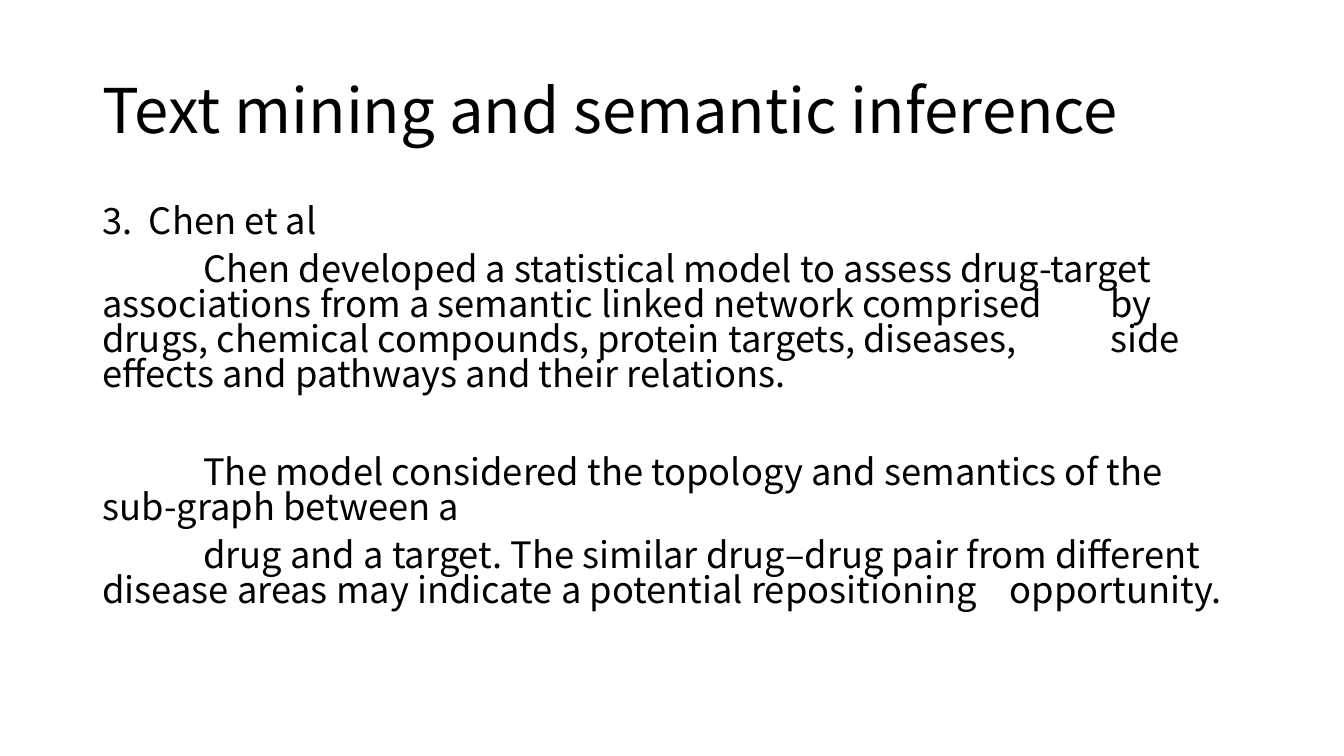
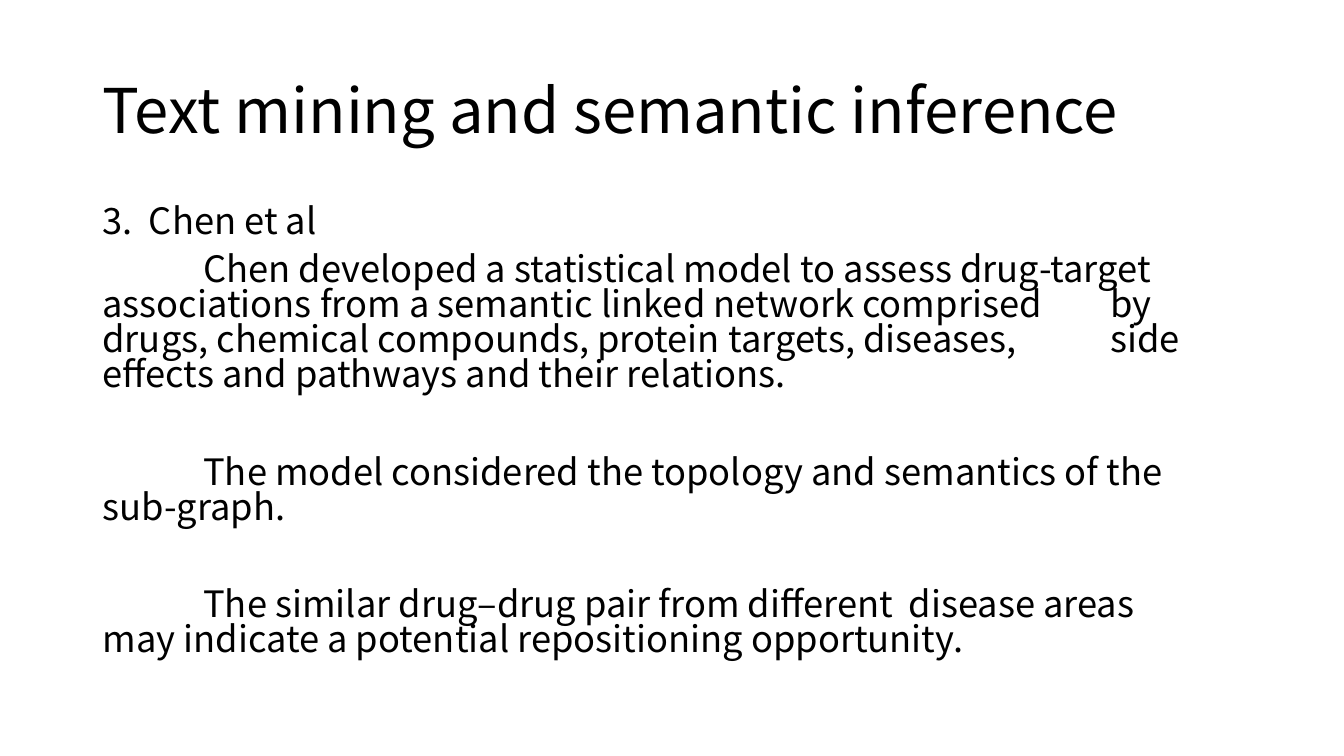
Before and after one commit to moklise/TIL, a slide deck: slide 8 of Review/[2] A Survey Off Current Trends In Computational Drug/A survey of current trends in computational drug.pptx (slide 9 before the commit). Drawn at 1344x756 pixels with LibreOffice and Linux fonts; fonts in the diff are those of the drawing. Boxes give left, top, right and bottom in pixels: in the first picture for what was removed or moved away, otherwise in the second. Text is boxed around its words. In the diff, an @@ line names an element or a change of style, - is before the commit and + after.

```diff
--- a/Review/[2] A Survey Off Current Trends In Computational Drug/A survey of current trends in computational drug.pptx
+++ b/Review/[2] A Survey Off Current Trends In Computational Drug/A survey of current trends in computational drug.pptx
@@ text at box(102, 455, 1163, 661): text changed @@
-The model considered the topology and semantics of the sub-graph between a
-drug and a target. The similar drug–drug pair from different disease areas may indicate a potential repositioning opportunity.
+The model considered the topology and semantics of the sub-graph.
+The similar drug–drug pair from different disease areas may indicate a potential repositioning opportunity.
```
Also in this commit, not shown: 8 other slides changed, 2 slides added, 1 slide removed.
